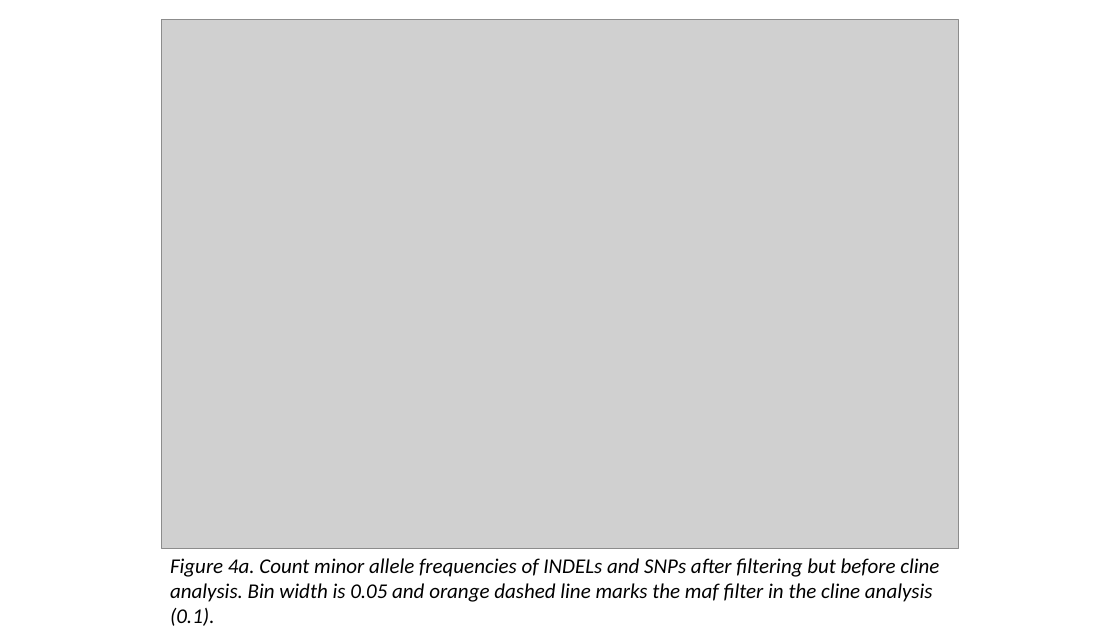
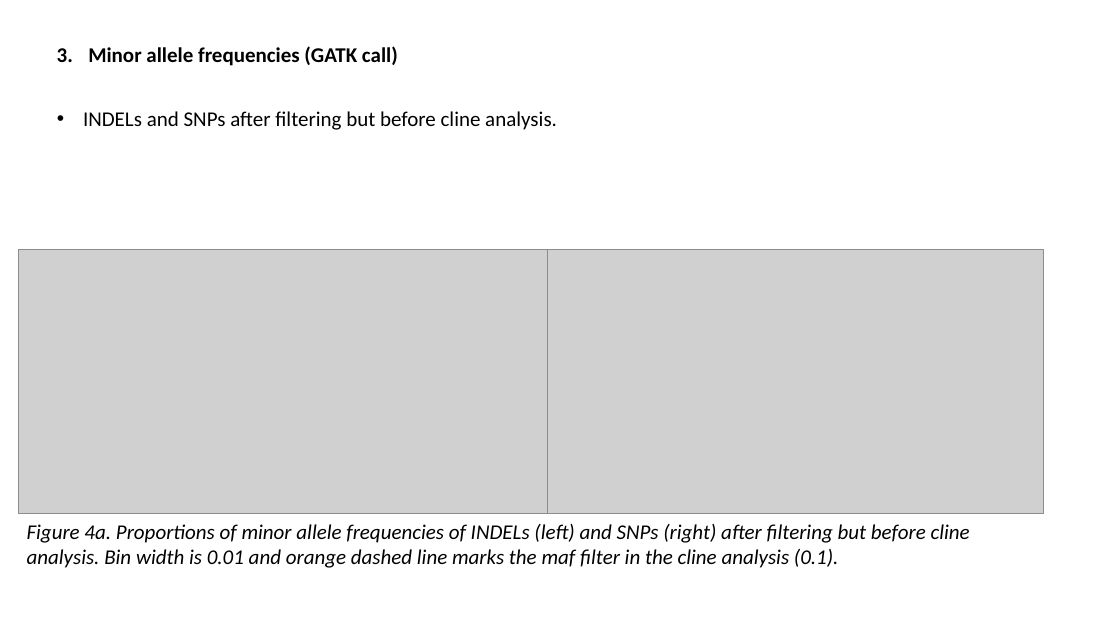
Before and after one commit to sam0per/Littorina_saxatilis_short_variants, a slide deck: slide 14 of short_genetic_variants/docs/short_indels.pptx (slide 12 before the commit). Drawn at 1120x630 pixels with LibreOffice and Linux fonts; fonts in the diff are those of the drawing; grey boxes stand for pictures. Boxes give left, top, right and bottom in pixels: in the first picture for what was removed or moved away, otherwise in the second. Text is boxed around its words. In the diff, an @@ line names an element or a change of style, - is before the commit and + after.

Commit message:
cline maf

```diff
--- a/short_genetic_variants/docs/short_indels.pptx
+++ b/short_genetic_variants/docs/short_indels.pptx
@@ picture removed at bbox=[162, 19, 959, 549] @@
@@ text added at bbox=[88, 46, 398, 66], 18 pt, text #000000, bold @@
+3. Minor allele frequencies (GATK call)
@@ text added at bbox=[83, 111, 557, 130], 18 pt, text #000000 @@
+• INDELs and SNPs after filtering but before cline analysis.
@@ picture added at bbox=[18, 250, 548, 514] @@
@@ picture added at bbox=[515, 250, 1044, 514] @@
@@ text at bbox=[27, 524, 970, 568]: text changed @@
-Figure 4a. Count minor allele frequencies of INDELs and SNPs after filtering but before cline analysis. Bin width is 0.05 and orange dashed line marks the maf filter in the cline analysis (0.1).
+Figure 4a. Proportions of minor allele frequencies of INDELs (left) and SNPs (right) after filtering but before cline analysis. Bin width is 0.01 and orange dashed line marks the maf filter in the cline analysis (0.1).
```
Also in this commit, not shown: 6 other slides changed, 2 slides added, 2 slides removed, 1 other file.
